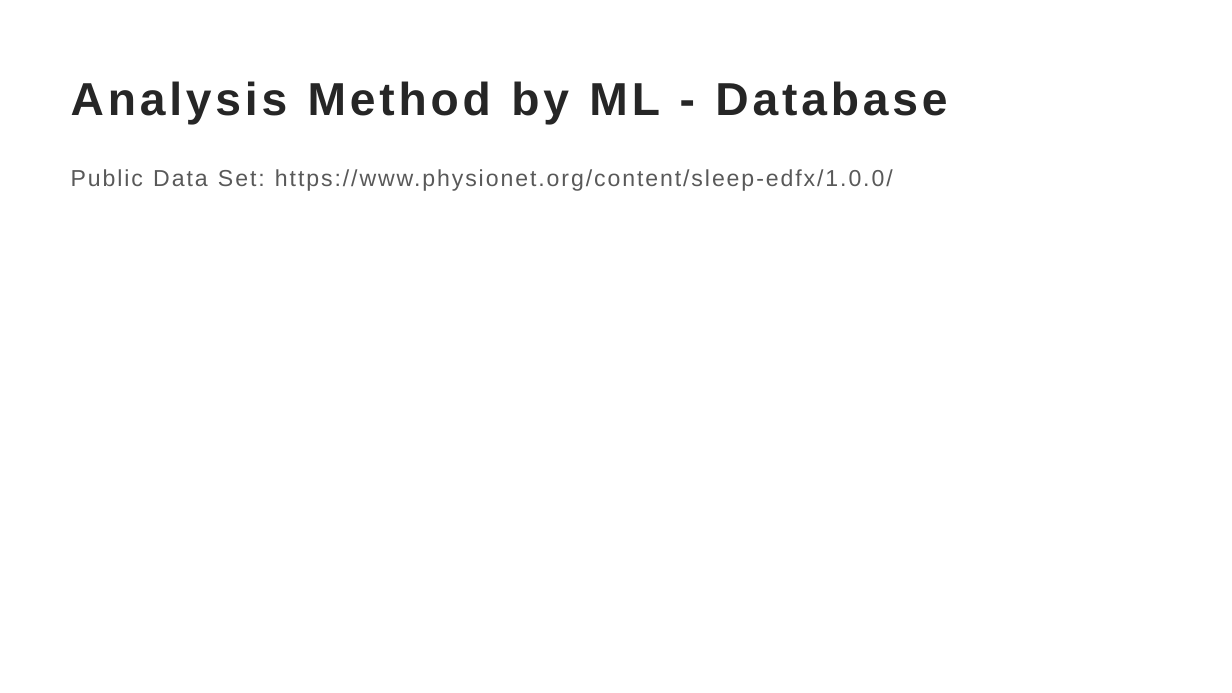
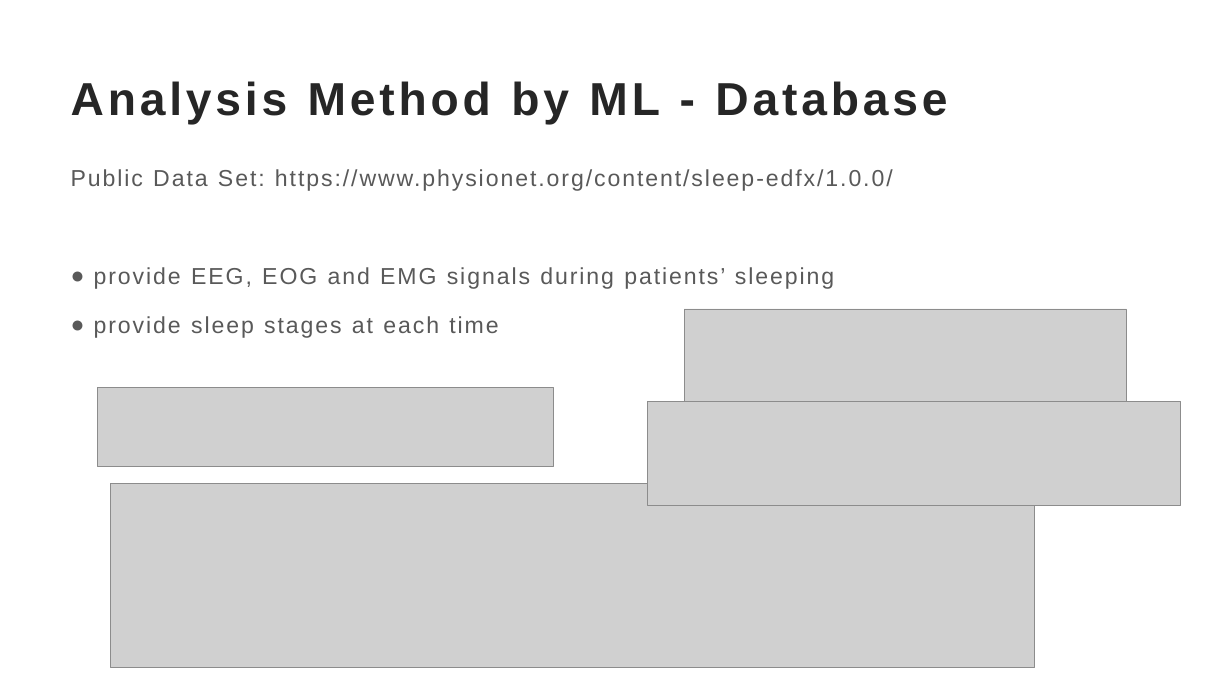
Before and after one commit to TonyHGF/EEG-Sleep-Staging, a slide deck: slide 5 of pre/slides.pptx. Drawn at 1232x693 pixels with LibreOffice and Linux fonts; fonts in the diff are those of the drawing; grey boxes stand for pictures. Boxes give left, top, right and bottom in pixels: in the first picture for what was removed or moved away, otherwise in the second. Text is boxed around its words. In the diff, an @@ line names an element or a change of style, - is before the commit and + after.

```diff
--- a/pre/slides.pptx
+++ b/pre/slides.pptx
@@ text at <box>94,267,834,338</box>: paragraphs added @@
+● provide EEG, EOG and EMG signals during patients’ sleeping
+● provide sleep stages at each time
@@ picture added at <box>684,309,1127,401</box> @@
@@ picture added at <box>98,387,554,467</box> @@
@@ picture added at <box>648,401,1181,505</box> @@
@@ picture added at <box>111,483,1035,668</box> @@
```
Also in this commit, not shown: 1 slide added, 4 other files.
